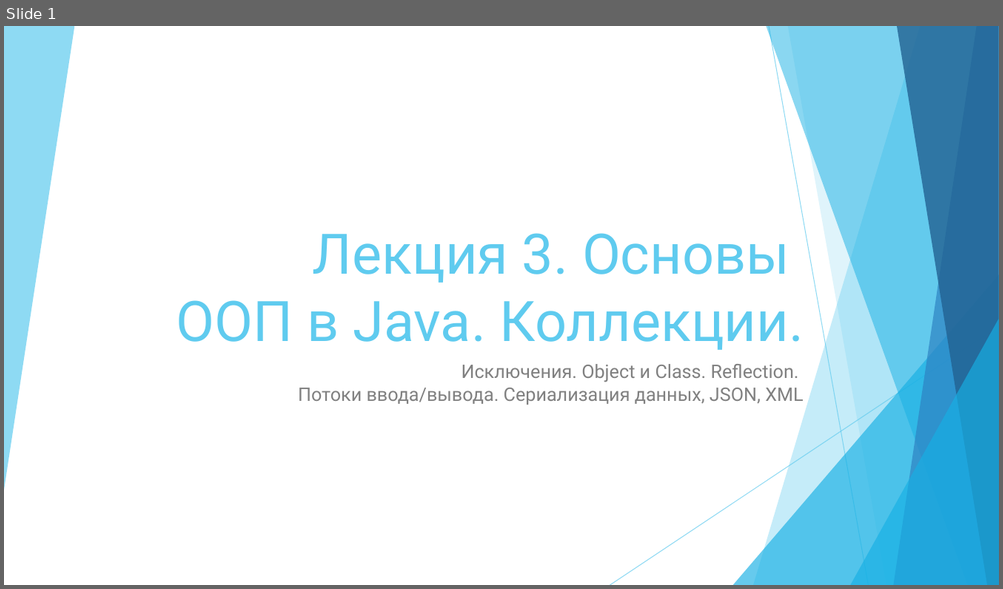
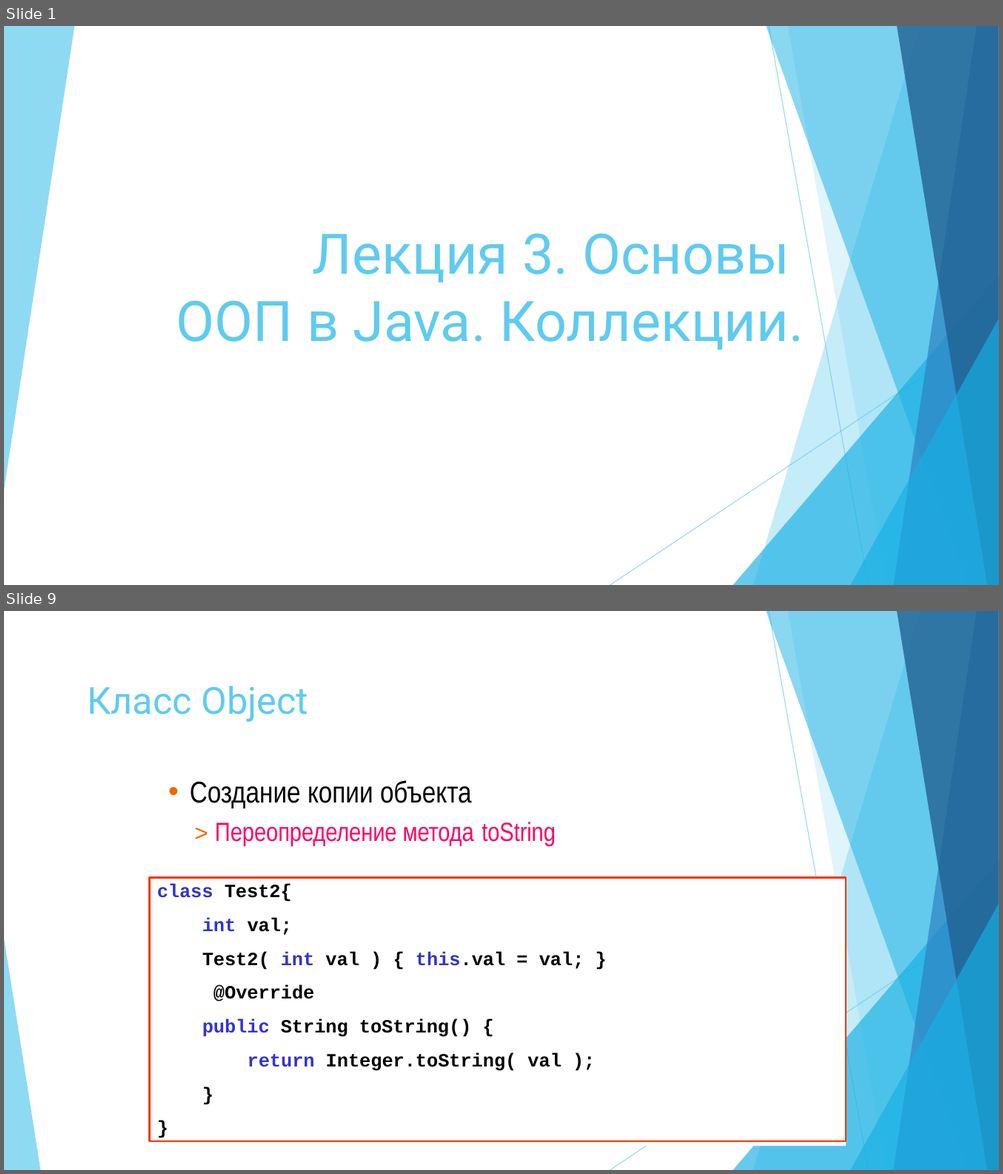
Before and after one commit to vvsirius/Presentations, a slide deck: 03. Java.pptx. Shown one above the other, each under a label of ours: slide 1 before the commit, slides 1 and 9 after it; the slides between them are not shown. The pictures are 1003x589 and 1003x1174 pixels, drawn with LibreOffice and Linux fonts; fonts in the diff are those of the drawing. Boxes give left, top, right and bottom in pixels: in the first picture for what was removed or moved away, otherwise in the second. Text is boxed around its words. In the diff, an @@ line names an element or a change of style, - is before the commit and + after.

```diff
--- a/03. Java.pptx
+++ b/03. Java.pptx
@@ slide 9 added at bbox=[4, 611, 999, 1170], background #FFFFFF; not listed: 9 template elements that a slide beside it also shows @@
@@ title added at bbox=[88, 686, 308, 722], 36 pt, text #5FCBEF @@
+Класс Object
@@ text added at bbox=[190, 780, 555, 846], 25.4 pt, text #FF0066 @@
+• Создание копии объекта
+> Переопределение метода toString
@@ freeform shape added at bbox=[150, 877, 845, 1146], fill #FFFFFF @@
@@ rectangle added at bbox=[150, 877, 845, 1142], outline #FF3300 2 pt, 18.1 pt, text #000000, bold @@
+class Test2{
+int val;
+Test2( int val ) { this.val = val; } @Override
+public String toString() {
+return Integer.toString( val );
+}
+}
@@ triangle added at bbox=[4, 939, 40, 1170], fill #5FCBEF at 70% opacity @@
@@ text added at bbox=[781, 1141, 802, 1142], 18.1 pt, text #000000 @@
+45
@@ slide 1 changed as well @@
@@ subtitle removed at bbox=[298, 364, 802, 405] @@
-Исключения. Object и Class. Reflection.
-Потоки ввода/вывода. Сериализация данных, JSON, XML
```
Also in this commit, not shown: 34 other slides added, 38 slides removed, 15 other files.
